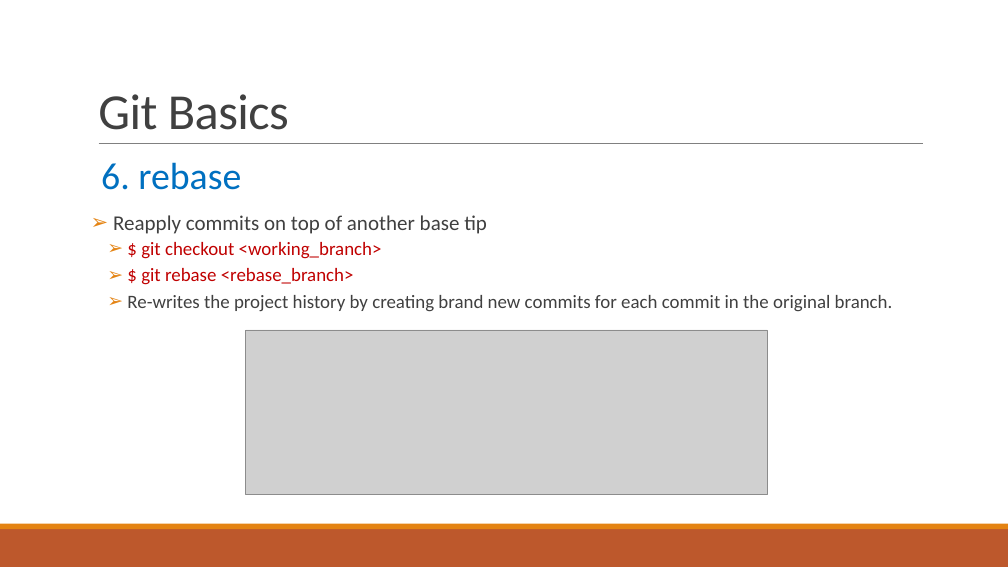
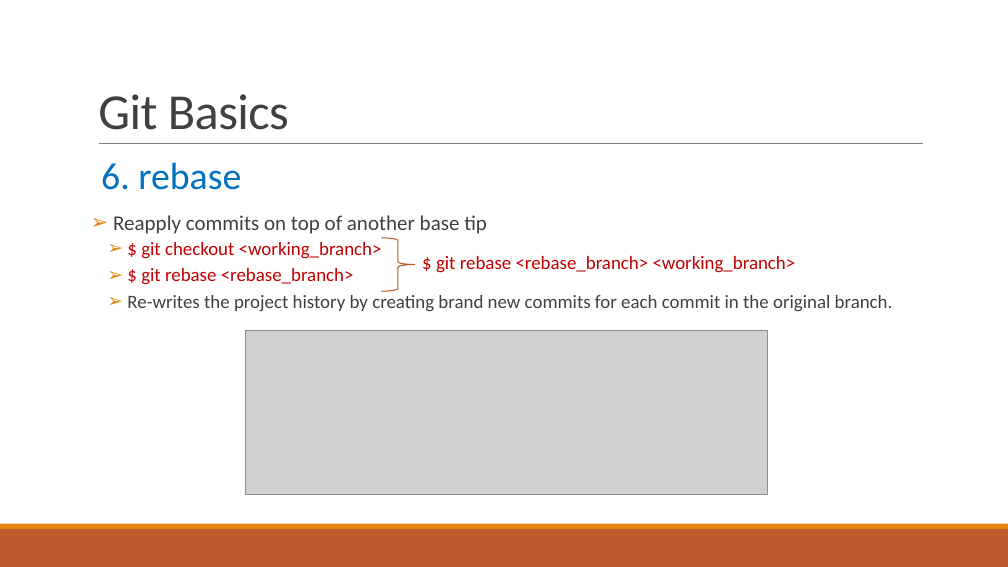
Before and after one commit to huyendinhkhanh/tim_hieu, a slide deck: slide 8 of Git.pptx. Drawn at 1008x567 pixels with LibreOffice and Linux fonts; fonts in the diff are those of the drawing; grey boxes stand for pictures. Boxes give left, top, right and bottom in pixels: in the first picture for what was removed or moved away, otherwise in the second. Text is boxed around its words. In the diff, an @@ line names an element or a change of style, - is before the commit and + after.

Commit message:
update Git.pptx, create autotools.docx

```diff
--- a/Git.pptx
+++ b/Git.pptx
@@ right brace added at [381,238,414,292], outline #BD582C 1 pt @@
@@ text added at [436,256,796,273], 18 pt, text #C00000 @@
+$ git rebase <rebase_branch> <working_branch>
```
Also in this commit, not shown: 2 other files.
